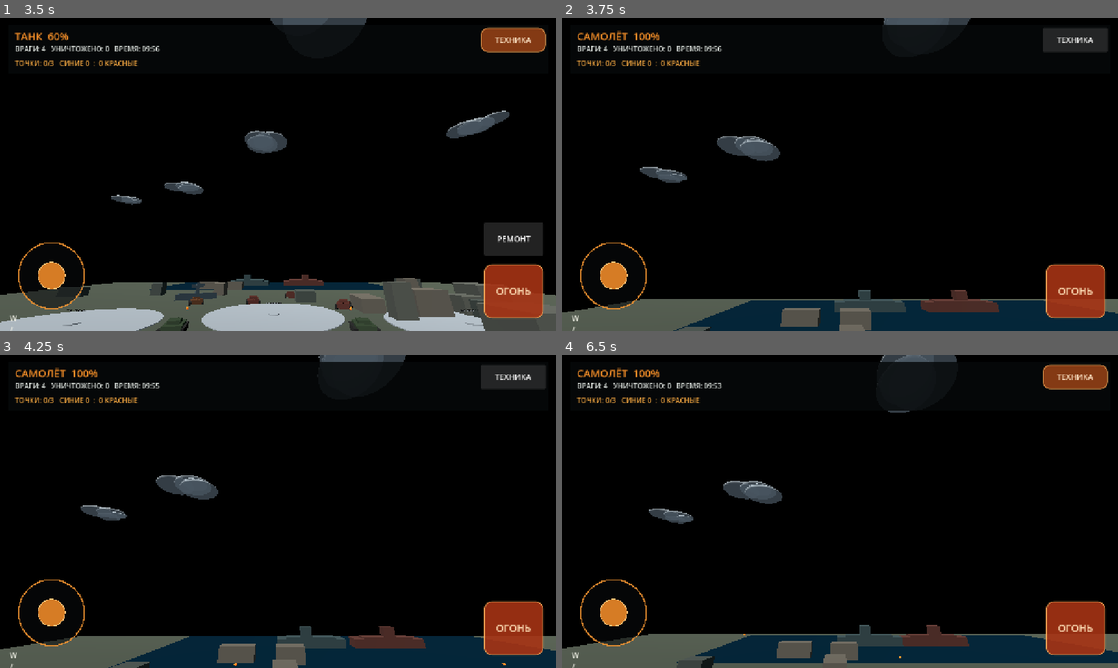
Above: before the commit, frames 1-4 (two rows, left to right).
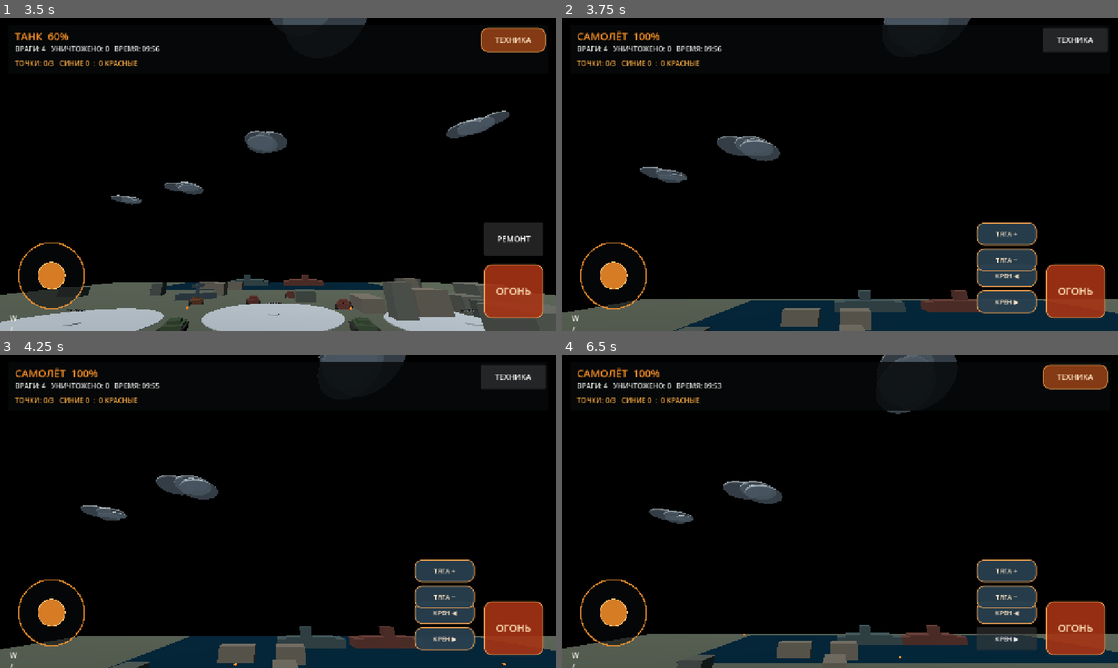
Above: after the commit, the same moments.

Repository: p87010834-ai/WAR-BATTLE-MOBILE
Game: Godot game, scene res://scenes/main.tscn
Same seed, same stepped clock (60 frames per second), same inputs: the game is played once before the commit and once after it.
Inputs (mouse positions are in pixels of both pictures, inside the frame that each line leads up to):
- Up to frame 1 (3.5 s): tap Enter at 0.5 s; drag from (50, 274) to (333, 105) at 0.52 s; drag from (166, 190) to (250, 237) at 1.27 s; click "ОГОНЬ" at 2 s; click "РЕМОНТ" at 2.75 s
- Up to frame 2 (3.75 s): click "ТЕХНИКА" at 3.5 s
- Up to frame 3 (4.25 s): no input
- Up to frame 4 (6.5 s): click (1006, 570) at 4.25 s, where only the run after the commit has a clickable "ТЯГА +"; click (1006, 611) at 5 s, where only the run after the commit has a clickable "КРЕН ◀"; click (1006, 639) at 5.75 s, where only the run after the commit has a clickable "КРЕН ▶"

Frame 1 is identical in both runs. In frame 2, 2.9% of the frame differs, in the area x 74-86%, y 65-95%; in frame 3, 2.9%; in frame 4, 3.1%, in the area x 14-99%, y 0-99%.

Commit message:
Add aircraft roll and throttle touch controls

Diff:
--- a/godot/scripts/mobile_controls.gd
+++ b/godot/scripts/mobile_controls.gd
@@ -5,6 +5,7 @@
 var current_mode := "tank"
 var fire_button: Button
 var repair_button: Button
+var flight_buttons: Array[Button] = []
 
 func _ready() -> void:
 	game_manager = get_tree().get_first_node_in_group("game_manager")
@@ -12,6 +13,7 @@
 	_build_fire_button()
 	_build_repair_button()
 	_build_vehicle_button()
+	_build_flight_buttons()
 
 func _process(_delta: float) -> void:
 	if is_instance_valid(game_manager):
@@ -20,6 +22,8 @@
 			_release_vehicle_actions()
 			current_mode = mode
 	repair_button.visible = current_mode == "tank"
+	for button in flight_buttons:
+		button.visible = current_mode == "aircraft"
 
 func _build_joystick() -> void:
 	var stick := Control.new()
@@ -109,6 +113,38 @@
 		_set_action("move_forward", value.y < -0.18)
 		_set_action("move_backward", value.y > 0.18)
 
+
+func _build_flight_buttons() -> void:
+	_add_hold_button("КРЕН ◀", "air_roll_left", -326.0, -154.0)
+	_add_hold_button("КРЕН ▶", "air_roll_right", -326.0, -94.0)
+	_add_hold_button("ТЯГА +", "air_throttle_up", -326.0, -250.0)
+	_add_hold_button("ТЯГА −", "air_throttle_down", -326.0, -190.0)
+
+func _add_hold_button(caption: String, action: String, left: float, top: float) -> void:
+	var button := Button.new()
+	button.text = caption
+	button.focus_mode = Control.FOCUS_NONE
+	button.anchor_left = 1.0
+	button.anchor_right = 1.0
+	button.anchor_top = 1.0
+	button.anchor_bottom = 1.0
+	button.offset_left = left
+	button.offset_right = left + 138.0
+	button.offset_top = top
+	button.offset_bottom = top + 52.0
+	button.add_theme_font_size_override("font_size", 15)
+	button.add_theme_color_override("font_color", Color(1.0, 0.9, 0.78))
+	button.add_theme_stylebox_override("normal", _button_style(Color(0.16, 0.25, 0.31, 0.94)))
+	button.add_theme_stylebox_override("pressed", _button_style(Color(0.28, 0.43, 0.52, 1.0)))
+	add_child(button)
+	button.button_down.connect(func(): Input.action_press(action))
+	button.button_up.connect(func(): Input.action_release(action))
+	button.visibility_changed.connect(func():
+		if not button.visible and Input.is_action_pressed(action):
+			Input.action_release(action)
+	)
+	flight_buttons.append(button)
+
 func _build_vehicle_button() -> void:
 	var button := Button.new()
 	button.name = "VehicleSwitchButton"
@@ -140,7 +176,7 @@
 	Input.action_release(action)
 
 func _release_vehicle_actions() -> void:
-	for action in ["turn_left", "turn_right", "move_forward", "move_backward", "air_yaw_left", "air_yaw_right", "air_pitch_up", "air_pitch_down", "ship_turn_left", "ship_turn_right", "shi …(61 unchanged characters)…
+	for action in ["turn_left", "turn_right", "move_forward", "move_backward", "air_yaw_left", "air_yaw_right", "air_pitch_up", "air_pitch_down", "air_roll_left", "air_roll_right", "air_throttle_up", "air_throttle_down", "ship_turn_left", "ship_turn_right", "shi …(61 unchanged characters)…
 		if Input.is_action_pressed(action):
 			Input.action_release(action)
 
